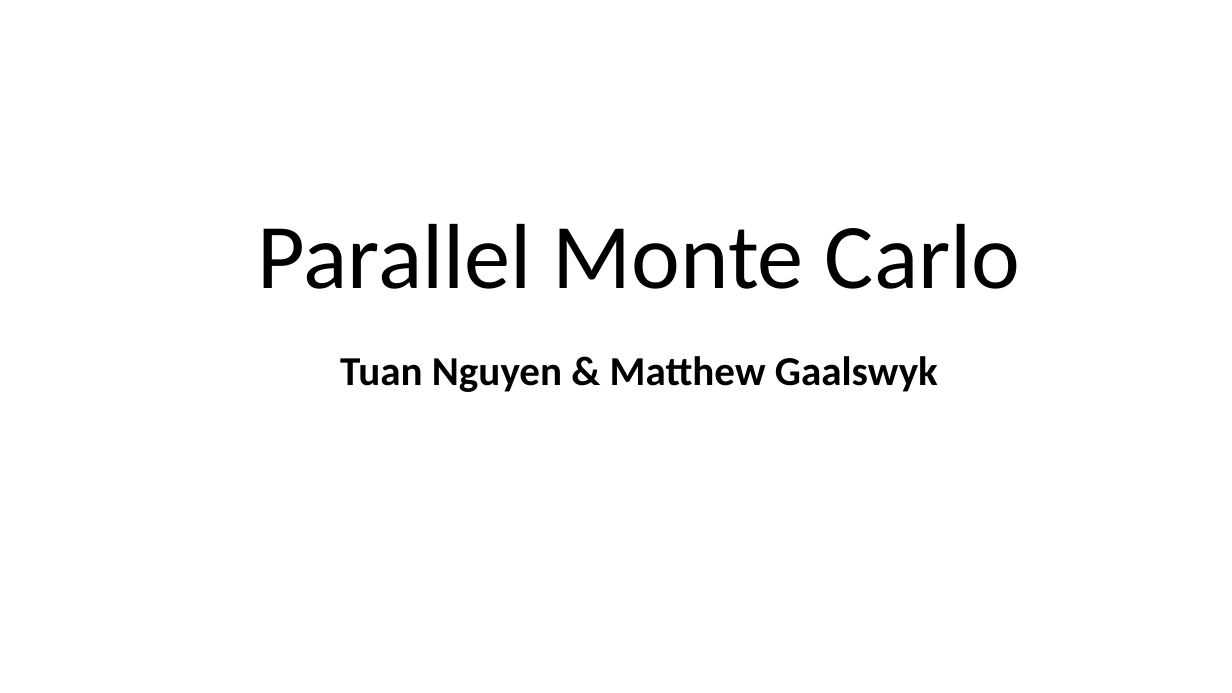
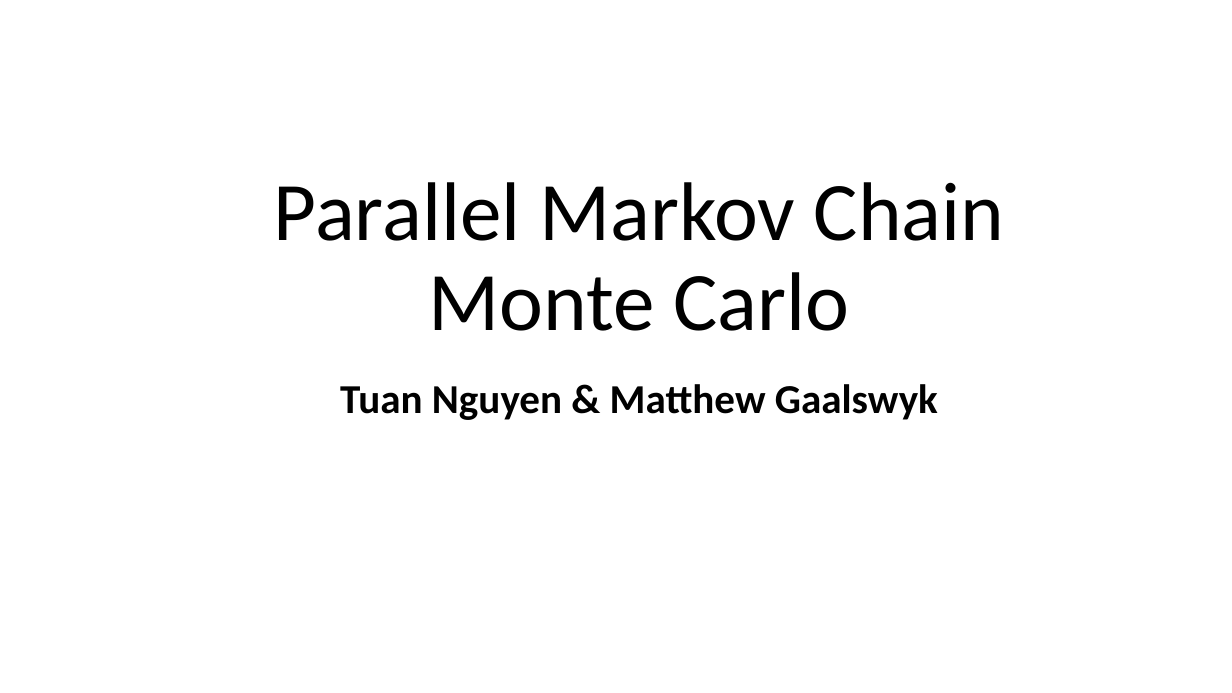
Before and after one commit to danhtuan/jdmcmc-mpi, a slide deck: slide 1 of report/Parallel MCMC.pptx. Drawn at 1232x693 pixels with LibreOffice and Linux fonts; fonts in the diff are those of the drawing. Boxes give left, top, right and bottom in pixels: in the first picture for what was removed or moved away, otherwise in the second. Text is boxed around its words. In the diff, an @@ line names an element or a change of style, - is before the commit and + after.

```diff
--- a/report/Parallel MCMC.pptx
+++ b/report/Parallel MCMC.pptx
@@ title at bbox=[274, 182, 1005, 331]: text changed; size 72 to 64.8 pt @@
-Parallel Monte Carlo
+Parallel Markov Chain Monte Carlo
@@ subtitle "Tuan Nguyen & Matthew Gaalswyk": place and size @@
-subtitle "Tuan Nguyen & Matthew Gaalswyk" at bbox=[340, 356, 938, 392]
+subtitle "Tuan Nguyen & Matthew Gaalswyk" at bbox=[340, 384, 938, 420]
```
Also in this commit, not shown: 2 other slides changed, 16 slides added.
